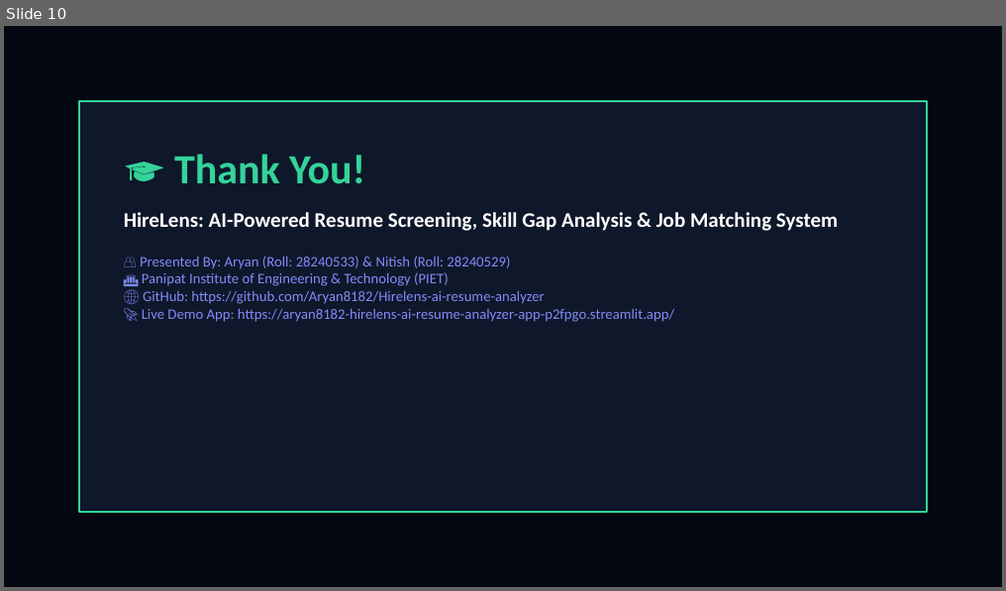
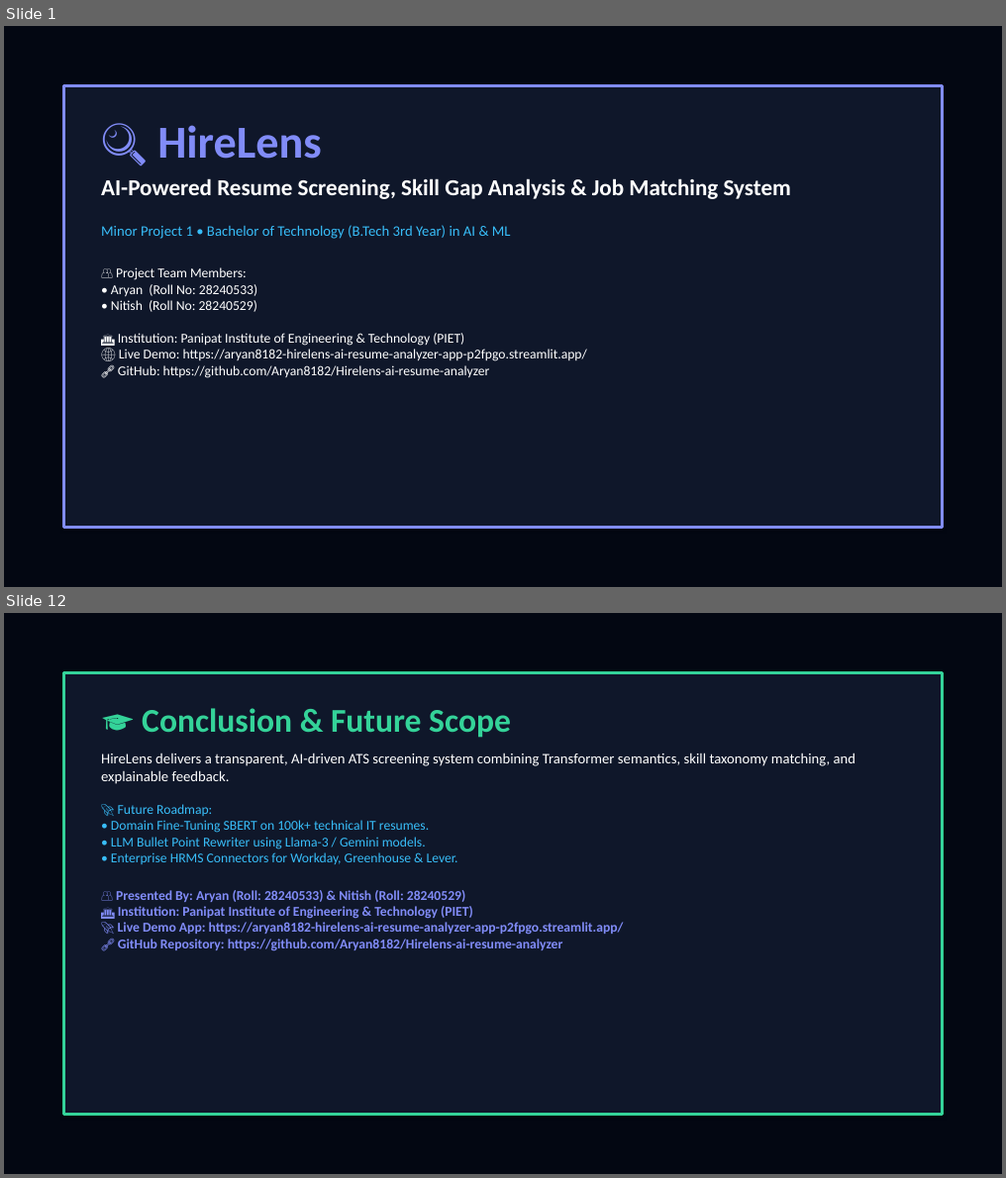
Before and after one commit to Aryan8182/Hirelens-ai-resume-analyzer, a slide deck: HireLens_Presentation.pptx. Shown one above the other, each under a label of ours: slide 10 before the commit, slides 1 and 12 after it; the slides between them are not shown. The pictures are 1006x591 and 1006x1178 pixels, drawn with LibreOffice and Linux fonts; fonts in the diff are those of the drawing. Boxes give left, top, right and bottom in pixels: in the first picture for what was removed or moved away, otherwise in the second. Text is boxed around its words. In the diff, an @@ line names an element or a change of style, - is before the commit and + after.

Commit message:
Generate and update comprehensive 12-slide HireLens defense presentation

```diff
--- a/HireLens_Presentation.pptx
+++ b/HireLens_Presentation.pptx
@@ slide 12 added at box(4, 613, 1002, 1174), background #030712 @@
@@ rectangle added at box(63, 672, 943, 1115), fill #0F172A, outline #34D399 2 pt @@
@@ text added at box(101, 708, 855, 952), 13 pt, text #818CF8 @@
+🎓 Conclusion & Future Scope
+HireLens delivers a transparent, AI-driven ATS screening system combining Transformer semantics, skill taxonomy matching, and explainable feedback.
+🚀 Future Roadmap:
+• Domain Fine-Tuning SBERT on 100k+ technical IT resumes.
+• LLM Bullet Point Rewriter using Llama-3 / Gemini models.
+• Enterprise HRMS Connectors for Workday, Greenhouse & Lever.
+👥 Presented By: Aryan (Roll: 28240533) & Nitish (Roll: 28240529)
+🏛️ Institution: Panipat Institute of Engineering & Technology (PIET)
+🚀 Live Demo App: https://aryan8182-hirelens-ai-resume-analyzer-app-p2fpgo.streamlit.app/
+🔗 GitHub Repository: https://github.com/Aryan8182/Hirelens-ai-resume-analyzer
@@ what was slide 10 is now slide 1 @@
@@ slide 1 changed as well @@
@@ rectangle: place and size @@
-rectangle at box(79, 101, 927, 513)
+rectangle at box(63, 85, 943, 528)
@@ rectangle at box(63, 85, 943, 528): outline #34D399 2 pt to #818CF8 2 pt @@
@@ text at box(101, 125, 791, 378): text changed; size 14 to 13 pt; text colour #818CF8 to #FFFFFF @@
-🎓 Thank You!
-HireLens: AI-Powered Resume Screening, Skill Gap Analysis & Job Matching System
-👥 Presented By: Aryan (Roll: 28240533) & Nitish (Roll: 28240529)
-🏛️ Panipat Institute of Engineering & Technology (PIET)
-🌐 GitHub: https://github.com/Aryan8182/Hirelens-ai-resume-analyzer
-🚀 Live Demo App: https://aryan8182-hirelens-ai-resume-analyzer-app-p2fpgo.streamlit.app/
+🔍 HireLens
+AI-Powered Resume Screening, Skill Gap Analysis & Job Matching System
+Minor Project 1 • Bachelor of Technology (B.Tech 3rd Year) in AI & ML
+👥 Project Team Members:
+• Aryan (Roll No: 28240533)
+• Nitish (Roll No: 28240529)
+🏛️ Institution: Panipat Institute of Engineering & Technology (PIET)
+🌐 Live Demo: https://aryan8182-hirelens-ai-resume-analyzer-app-p2fpgo.streamlit.app/
+🔗 GitHub: https://github.com/Aryan8182/Hirelens-ai-resume-analyzer
```
Also in this commit, not shown: 6 other slides changed, 4 other slides added, 3 slides removed, 1 other file.
